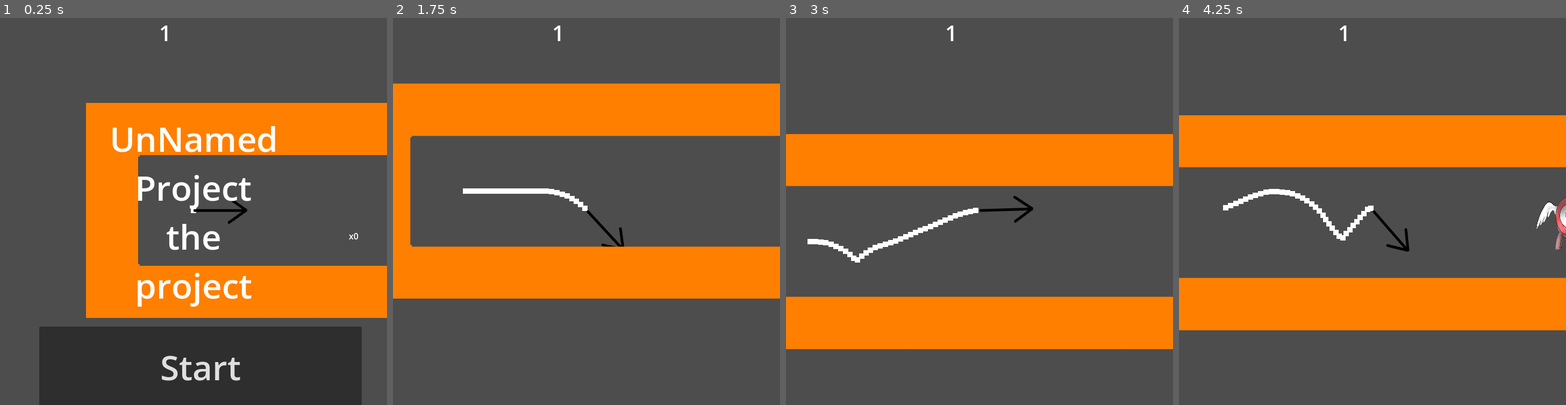
Above: before the commit, frames 1-4 (left to right).
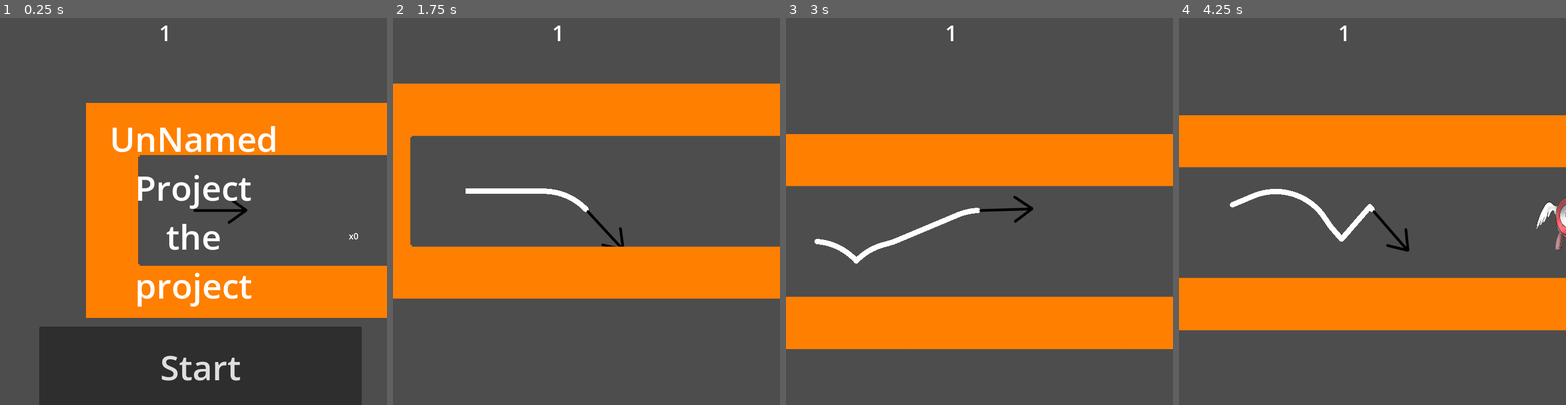
Above: after the commit, the same moments.

Repository: zazak03/jamimag
Game: Godot game, scene res://levels/level_one.tscn
Two runs of this game, one before a commit and one after it. Both use one fixed random seed, a clock stepped at 60 frames per second and the inputs below.
Inputs:
- Up to frame 1 (0.25 s): no input
- Up to frame 2 (1.75 s): click "Start" at 0.5 s; hold Right (turn_clockwise) from 1.28 s (still down)
- Up to frame 3 (3 s): release Right (turn_clockwise) at 2.03 s; tap Left (turn_counterclockwise) at 2.1 s; hold Right (turn_clockwise) from 2.78 s (still down)
- Up to frame 4 (4.25 s): release Right (turn_clockwise) at 3.53 s; tap Left (turn_counterclockwise) at 3.6 s

The runs differ from the first frame. In frame 1, less than 0.1% of the frame differs, in the area x 49-51%, y 49-51%; in frame 2, less than 0.1%; in frame 3, 0.1%; in frame 4, 0.2%, in the area x 11-51%, y 44-58%.

Commit message:
cape plus jolie

Diff:
--- a/scenes/cape.tscn
+++ b/scenes/cape.tscn
@@ -1,15 +1,10 @@
-[gd_scene load_steps=3 format=3 uid="uid://dyiq4tymnkxsp"]
-
-[ext_resource type="Texture2D" uid="uid://dwqmuuji6qm24" path="res://assets/SpriteCape.png" id="1_mt6jx"]
+[gd_scene load_steps=2 format=3 uid="uid://dyiq4tymnkxsp"]
 
 [sub_resource type="CircleShape2D" id="CircleShape2D_fx345"]
 radius = 5.0
 
 [node name="PointCape" type="Area2D" groups=["cape"]]
 
-[node name="Sprite2D" type="Sprite2D" parent="."]
-texture = ExtResource("1_mt6jx")
-
 [node name="hitboxUnit" type="CollisionShape2D" parent="."]
 shape = SubResource("CircleShape2D_fx345")
 
--- a/scenes/fleche_complet.tscn
+++ b/scenes/fleche_complet.tscn
@@ -2,13 +2,19 @@
 
 [ext_resource type="Script" path="res://scripts/fleche_complet.gd" id="1_filkd"]
 [ext_resource type="Script" path="res://scripts/Fleche.gd" id="1_pdq3k"]
-[ext_resource type="Texture2D" uid="uid://df4m40pbf1ax3" path="res://assets/fleche.png" id="2_htwda"]
+[ext_resource type="Texture2D" uid="uid://cgjmjlbh0hs7j" path="res://assets/fleche.png" id="2_htwda"]
 
 [node name="Fleche_complet" type="Node2D"]
 script = ExtResource("1_filkd")
+nbr_points_cape = 100
 update_interval = 0.05
 
-[node name="DepCape" type="Node2D" parent="."]
+[node name="PhysiqueCape" type="Node2D" parent="."]
+
+[node name="Visual_cape" type="Line2D" parent="."]
+joint_mode = 2
+begin_cap_mode = 2
+end_cap_mode = 2
 
 [node name="Timer" type="Timer" parent="."]
 
--- a/scripts/fleche_complet.gd
+++ b/scripts/fleche_complet.gd
@@ -7,14 +7,17 @@
 var derniers_vect_pos = []
 @onready var ma_var = $fleche
 
+var i_cape = 0
+
 signal fleche_hit
 
 # Called when the node enters the scene tree for the first time.
 func _ready():
 	for i in range(nbr_points_cape):
-		$DepCape.add_child(cape.instantiate())
-	for child in $DepCape.get_children():
+		var child = cape.instantiate()
+		$PhysiqueCape.add_child(child)
 		points_cape.push_back(child)
+		$Visual_cape.add_point($fleche.position)
 	$Timer.wait_time = update_interval
 	$Timer.start(0)
 
@@ -25,16 +28,18 @@
 	pass
 
 func _physics_process(delta):
-	pass
+	update_pos()
 
 
 func update_pos():
-	points_cape.push_front(points_cape.pop_back())
-	points_cape[1].position = $fleche.position
+	points_cape[i_cape].position = $fleche.position
+	$Visual_cape.remove_point(0)
+	$Visual_cape.add_point($fleche.position)
+	i_cape = (i_cape + 1) % nbr_points_cape
 
 
 func _on_timer_timeout():
-	update_pos()
+	pass
 
 
 
